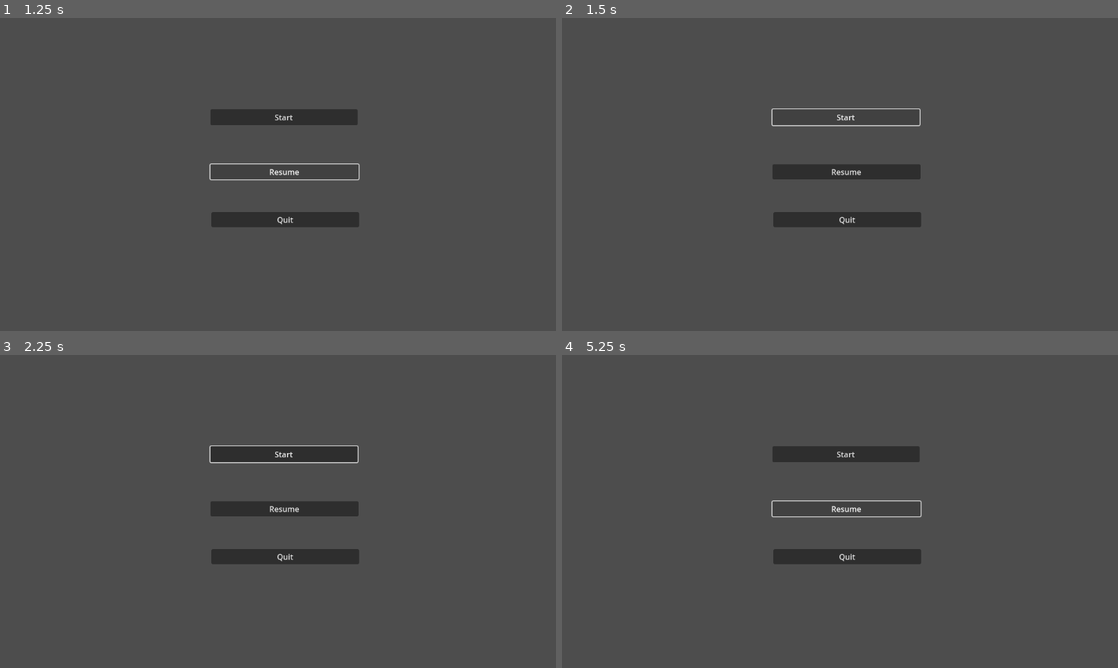
Above: before the commit, frames 1-4 (two rows, left to right).
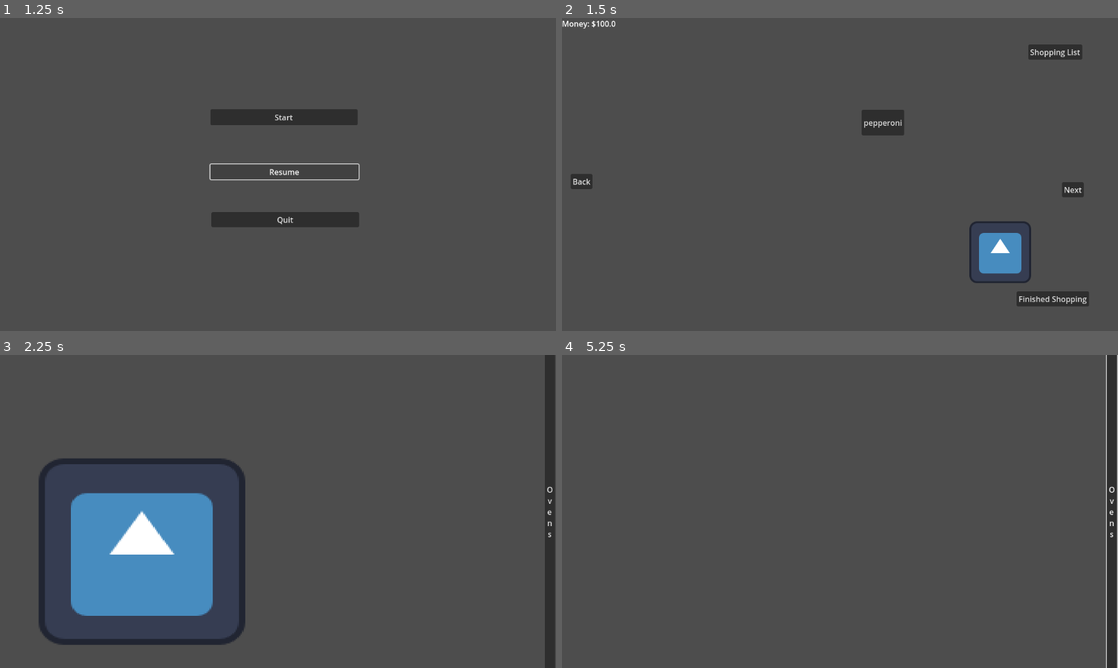
Above: after the commit, the same moments.

Repository: Leone2004/LandLockedLigersGame
Game: Godot game, scene res://Scenes/mainmenu.tscn
Two runs of this game, one before a commit and one after it. Both use one fixed random seed, a clock stepped at 60 frames per second and the inputs below. The engine's default icon, where the game draws it, is replaced by a stand-in: a white triangle on a blue panel in a dark square.
Inputs (mouse positions are in pixels of both pictures, inside the frame that each line leads up to):
- Up to frame 1 (1.25 s): click "Resume" at 0.5 s
- Up to frame 2 (1.5 s): click "Start" at 1.25 s
- Up to frame 3 (2.25 s): click (489, 636) at 2 s, where only the run after the commit has a clickable "Finished Shopping"
- Up to frame 4 (5.25 s): click (1112, 511) at 2.75 s, where only the run after the commit has a clickable "Ovens"; click (845, 455) at 3.5 s, where only the run before the commit has a clickable "Start"; click (1112, 511) at 4.25 s, where only the run after the commit has a clickable "Ovens"; click (845, 508) at 5 s, where only the run before the commit has a clickable "Resume"

Frame 1 is identical in both runs. In frame 2, 5.7% of the frame differs, in the area x 0-95%, y 0-92%; in frame 3, 18%, in the area x 7-100%, y 0-100%; in frame 4, 5.0%.

Commit message:
I made a couple important changes
I made global variables an oven button and added script to many other buttons.

Diff:
--- a/cookingupsuccessgame/Scenes/GroceryStore.tscn
+++ b/cookingupsuccessgame/Scenes/GroceryStore.tscn
@@ -46,21 +46,37 @@
 text = "Shopping List
 "
 
+[node name="Money" type="Label" parent="Control/CanvasLayer"]
+offset_right = 40.0
+offset_bottom = 23.0
+
+[node name="pepperoni" type="Button" parent="Control"]
+layout_mode = 0
+offset_left = 45.0
+offset_top = -134.0
+offset_right = 133.0
+offset_bottom = -81.0
+text = "pepperoni"
+
 [node name="Camera2D" type="Camera2D" parent="."]
 
 [node name="Icon" type="Sprite2D" parent="."]
+texture_filter = 1
 position = Vector2(332, 161)
 texture = ExtResource("2_pk8ln")
 
 [node name="Icon2" type="Sprite2D" parent="."]
+texture_filter = 1
 position = Vector2(1263, -178)
 texture = ExtResource("2_pk8ln")
 
 [node name="Icon3" type="Sprite2D" parent="."]
-position = Vector2(-1036, 198)
+texture_filter = 1
+position = Vector2(-1399, 0)
 texture = ExtResource("2_pk8ln")
 
 [connection signal="pressed" from="Control/CanvasLayer/Back" to="Control" method="_on_back_pressed"]
 [connection signal="pressed" from="Control/CanvasLayer/Next" to="Control" method="_on_next_pressed"]
 [connection signal="pressed" from="Control/CanvasLayer/Finished" to="Control" method="_on_finished_pressed"]
 [connection signal="pressed" from="Control/CanvasLayer/ShoppingList" to="Control" method="_on_shopping_list_pressed"]
+[connection signal="pressed" from="Control/pepperoni" to="Control" method="_on_pepperoni_pressed"]
--- a/cookingupsuccessgame/Scenes/cooking.tscn
+++ b/cookingupsuccessgame/Scenes/cooking.tscn
@@ -1,3 +1,27 @@
-[gd_scene format=3 uid="uid://ccjtqqsxfsxdj"]
+[gd_scene load_steps=3 format=3 uid="uid://ccjtqqsxfsxdj"]
+
+[ext_resource type="Texture2D" uid="uid://5mgc7ux7nk1g" path="res://Art/icon.svg" id="1_mihmv"]
+[ext_resource type="Script" uid="uid://bgutyowxbu4q8" path="res://Scripts/CookingScene.gd" id="1_v6t1i"]
 
 [node name="CookingScene" type="Node2D"]
+script = ExtResource("1_v6t1i")
+
+[node name="Icon" type="Sprite2D" parent="."]
+texture_filter = 1
+position = Vector2(-282, 83)
+scale = Vector2(3.34375, 3.01562)
+texture = ExtResource("1_mihmv")
+
+[node name="CanvasLayer" type="CanvasLayer" parent="."]
+
+[node name="Button" type="Button" parent="CanvasLayer"]
+offset_left = 1129.0
+offset_top = -2.0
+offset_right = 1150.0
+offset_bottom = 651.0
+text = "Ovens"
+autowrap_mode = 3
+
+[node name="Camera2D" type="Camera2D" parent="."]
+
+[connection signal="pressed" from="CanvasLayer/Button" to="." method="_on_button_pressed"]
--- a/cookingupsuccessgame/Scenes/mainmenu.tscn
+++ b/cookingupsuccessgame/Scenes/mainmenu.tscn
@@ -1,4 +1,6 @@
-[gd_scene format=3 uid="uid://b24md2q3ym4fa"]
+[gd_scene load_steps=2 format=3 uid="uid://b24md2q3ym4fa"]
+
+[ext_resource type="Script" uid="uid://c8hiwj8hvukla" path="res://Scripts/mainmenu.gd" id="1_pposm"]
 
 [node name="MainMenu" type="Control"]
 layout_mode = 3
@@ -7,6 +9,7 @@
 offset_top = 138.0
 offset_right = 280.0
 offset_bottom = 152.0
+script = ExtResource("1_pposm")
 
 [node name="StartButton" type="Button" parent="."]
 layout_mode = 1
@@ -22,6 +25,7 @@
 text = "Start"
 
 [node name="QuitButton" type="Button" parent="."]
+layout_mode = 0
 offset_left = -138.0
 offset_top = 78.0
 offset_right = 168.0
@@ -41,3 +45,7 @@
 text = "Resume"
 
 [node name="Camera2D" type="Camera2D" parent="."]
+
+[connection signal="pressed" from="StartButton" to="." method="_on_start_button_pressed"]
+[connection signal="pressed" from="QuitButton" to="." method="_on_quit_button_pressed"]
+[connection signal="pressed" from="ResumeButton" to="." method="_on_resume_button_pressed"]
--- /dev/null
+++ b/cookingupsuccessgame/Scripts/CookingScene.gd
@@ -0,0 +1,11 @@
+extends Node2D
+var ovenswitch : bool = true
+@onready var camera : Camera2D = $Camera2D
+
+func _on_button_pressed() -> void:
+	var screen_width := get_viewport().get_visible_rect().size.x
+	print("back button was pressed")
+
+	if ovenswitch == true:
+		camera.position.x = 1 * screen_width
+		ovenswitch = false
--- a/cookingupsuccessgame/Scripts/ShoppingStoreButtons.gd
+++ b/cookingupsuccessgame/Scripts/ShoppingStoreButtons.gd
@@ -5,8 +5,19 @@
 @onready var FinishedButton : Button = $Finished
 @onready var ShoppingButton : Button = $ShoppingList
 @onready var camera : Camera2D = $"../Camera2D"
+@onready var money : Label = $CanvasLayer/Money
 
-var aisle_index := 0  # keeps track of which aisle we're on
+var aisle_index := 2  # keeps track of which aisle we're on
+
+func _ready():
+	update_label()
+
+func _physics_process(delta: float) -> void:
+	update_label()
+
+func update_label():
+	money.text = "Money: $" + str(Global.money)
+
 
 func _on_back_pressed() -> void:
 	var screen_width := get_viewport().get_visible_rect().size.x
@@ -24,7 +35,16 @@
 	camera.position.x = aisle_index * screen_width
 
 func _on_finished_pressed() -> void:
-	print("finished button was pressed")
+	get_tree().change_scene_to_file("res://Scenes/cooking.tscn")
+
 
 func _on_shopping_list_pressed() -> void:
 	print("shopping list button was pressed")
+
+
+
+func _on_pepperoni_pressed() -> void:
+	Global.pepperoni += 1
+	Global.money -= 25
+	print(Global.pepperoni)
+	print(Global.money)
--- /dev/null
+++ b/cookingupsuccessgame/Scripts/global.gd
@@ -0,0 +1,5 @@
+extends Node
+var money : float = 100.00
+var pepperoni : int = 0
+var cheese : int = 0
+var sauce : int = 0
--- /dev/null
+++ b/cookingupsuccessgame/Scripts/mainmenu.gd
@@ -0,0 +1,12 @@
+extends Control
+
+
+func _on_start_button_pressed() -> void:
+	get_tree().change_scene_to_file("res://Scenes/GroceryStore.tscn")
+
+func _on_quit_button_pressed() -> void:
+	get_tree().quit()
+
+
+func _on_resume_button_pressed() -> void:
+	pass # Replace with function body.
--- a/cookingupsuccessgame/project.godot
+++ b/cookingupsuccessgame/project.godot
@@ -15,6 +15,10 @@
 config/features=PackedStringArray("4.4", "GL Compatibility")
 config/icon="res://Art/icon.svg"
 
+[autoload]
+
+Global="*res://Scripts/global.gd"
+
 [display]
 
 window/size/mode=3
Not shown, added: cookingupsuccessgame/Scripts/CookingScene.gd.uid
Not shown, added: cookingupsuccessgame/Scripts/global.gd.uid
Not shown, added: cookingupsuccessgame/Scripts/mainmenu.gd.uid
Not shown, added: cookingupsuccessgame/.DS_Store
